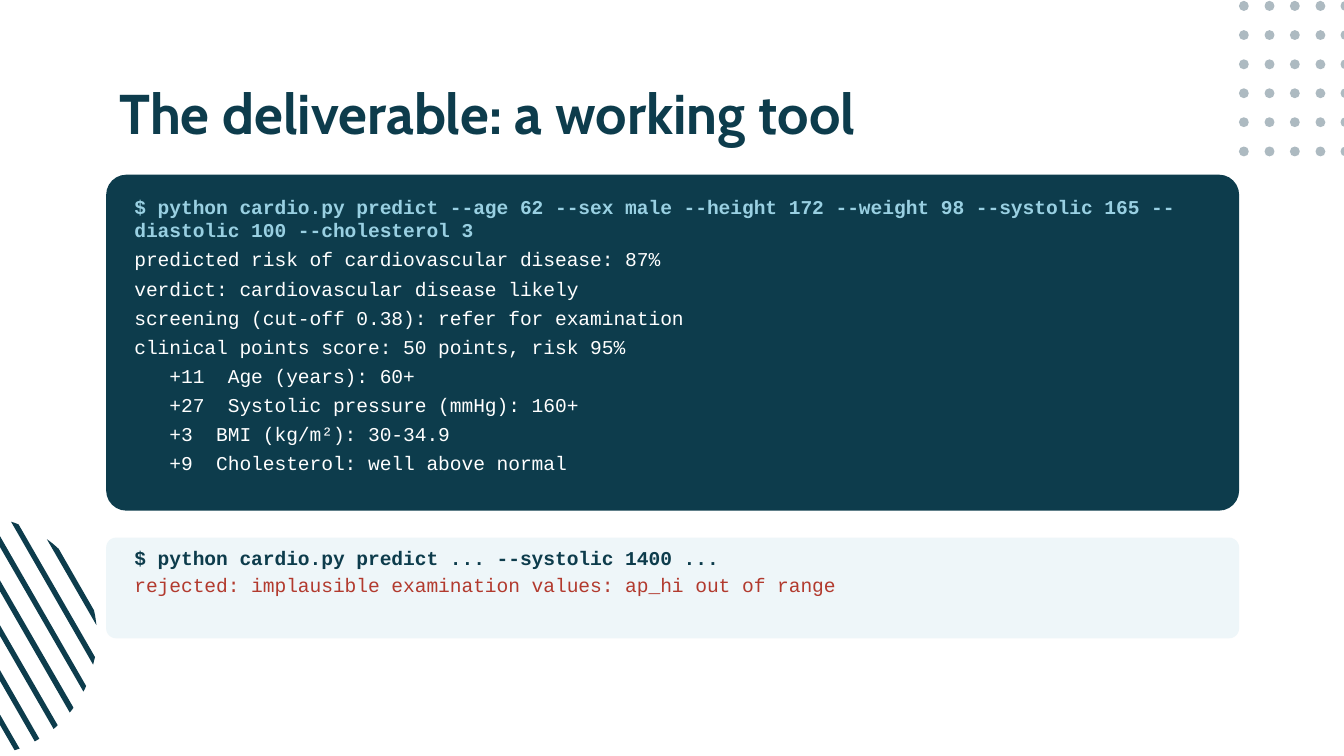
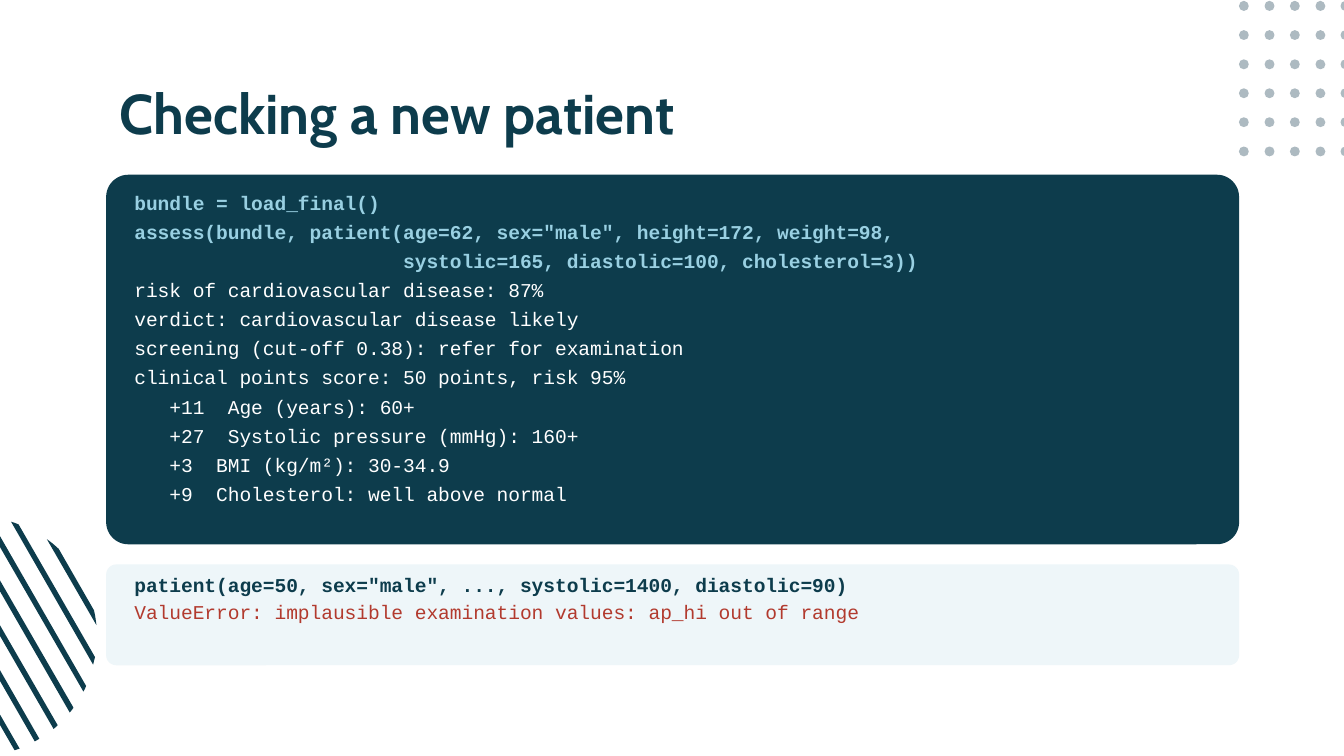
Before and after one commit to hadigghazi/cardio-risk, a slide deck: slide 13 of presentation/Cardio-Risk.pptx. Drawn at 1344x756 pixels with LibreOffice and Linux fonts; fonts in the diff are those of the drawing. Boxes give left, top, right and bottom in pixels: in the first picture for what was removed or moved away, otherwise in the second. Text is boxed around its words. In the diff, an @@ line names an element or a change of style, - is before the commit and + after.

```diff
--- a/presentation/Cardio-Risk.pptx
+++ b/presentation/Cardio-Risk.pptx
@@ title at [119, 92, 675, 147]: text changed @@
-The deliverable: a working tool
+Checking a new patient
@@ rounded rectangle: place and size @@
-rounded rectangle at [106, 175, 1239, 511]
+rounded rectangle at [106, 175, 1239, 544]
@@ text at [134, 196, 917, 298]: text changed @@
-$ python cardio.py predict --age 62 --sex male --height 172 --weight 98 --systolic 165 --diastolic 100 --cholesterol 3
-predicted risk of cardiovascular disease: 87%
+bundle = load_final()
+assess(bundle, patient(age=62, sex="male", height=172, weight=98,
+systolic=165, diastolic=100, cholesterol=3))
+risk of cardiovascular disease: 87%
@@ rounded rectangle: place and size @@
-rounded rectangle at [106, 538, 1239, 638]
+rounded rectangle at [106, 564, 1239, 665]
@@ text at [134, 578, 859, 623]: text changed; text colour #B23A2E to #0D3C4C; bold on @@
-$ python cardio.py predict ... --systolic 1400 ...
-rejected: implausible examination values: ap_hi out of range
+patient(age=50, sex="male", ..., systolic=1400, diastolic=90)
+ValueError: implausible examination values: ap_hi out of range
```
Also in this commit, not shown: 7 other files.
